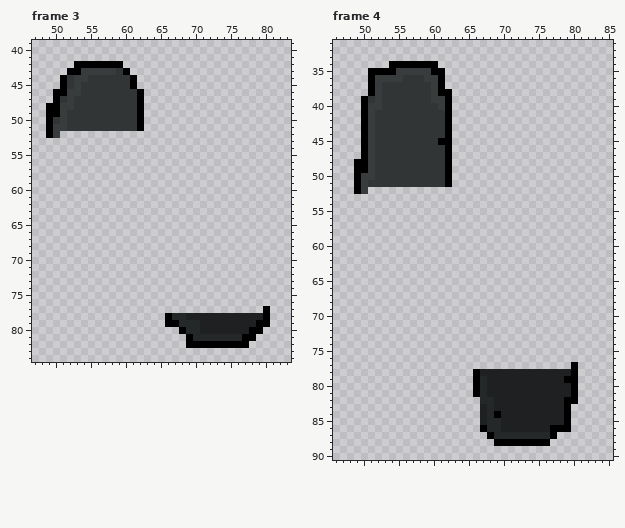
Pixel-art file: Assets/Animations/player_legs.ase. The first picture shows the starting point.
128x128 pixels, 19 frames. Colours within 5 levels of each other are drawn and written as one. Shown: frame 3: x 47..83, y 39..84; frame 4: x 46..85, y 31..90. The commit also changed other frames, which this record leaves out.
And afterwards:
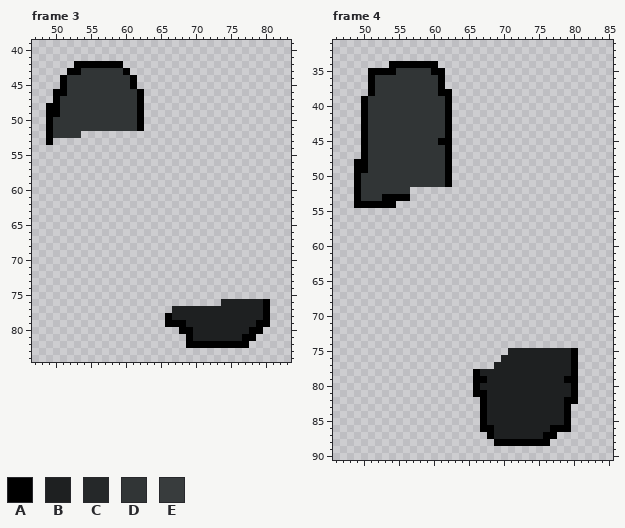
Palette (. is transparent): A #000000  B #1e2021  C #252829  D #313536  E #383c3d
Change:
layer "Layer 3" removed
--- frame 3
@@ x 47..60 @@
 42 ......AAAAAAA.
-43 .....AAEEEEEDA
-44 ....ADEEDDDDDD
-45 ....ADEDDDDDDD
-46 ...AAEEDDDDDDD
-47 ...ADEDDDDDDDD
-48 ..AAEEDDDDDDDD
-49 ..AAEDDDDDDDDD
-50 ..ADEDDDDDDDDD
-51 ..AEEDDDDDDDDD
-52 ..AE..........
-53 ..............
+43 .....AADDDDDDA
+44 ....ADDDDDDDDD
+45 ....ADDDDDDDDD
+46 ...AADDDDDDDDD
+47 ...ADDDDDDDDDD
+48 ..AADDDDDDDDDD
+49 ..AADDDDDDDDDD
+50 ..ADDDDDDDDDDD
+51 ..ADDDDDDDDDDD
+52 ..ADDDD.......
+53 ..A...........
 54 ..............
@@ x 65..82 @@
 75 ..................
-76 ..................
-77 ...............A..
-78 .ACCBBBBBBBBBBBA..
-79 .AACCCBBBBBBBBAA..
-80 ...ACCBBBBBBBAA...
-81 ....ACCCCCCCAA....
+76 .........BBBBBBA..
+77 ..BBBBBBBBBBBBBA..
+78 .ABBBBBBBBBBBBBA..
+79 .AAABBBBBBBBBBAA..
+80 ...AABBBBBBBBAA...
+81 ....ABBBBBBBAA....
 82 ....AAAAAAAAA.....
--- frame 4
@@ x 47..63 @@
 34 .......AAAAAAA...
-35 ....AAAAEEEEEAA..
-36 ....AEEEEDDDEEA..
-37 ....AEDDDDDDDEA..
-38 ....AEDDDDDDDEAA.
-39 ...ADEDDDDDDDEEA.
-40 ...AEEDDDDDDDDEA.
-41 ...AEDDDDDDDDDDA.
-42 ...AEDDDDDDDDDDA.
-43 ...AEDDDDDDDDDDA.
-44 ...AEDDDDDDDDDDA.
-45 ...AEDDDDDDDDDAA.
-46 ...AEDDDDDDDDDDA.
-47 ...AEDDDDDDDDDDA.
-48 ..AAEDDDDDDDDDDA.
-49 ..AAEDDDDDDDDDDA.
-50 ..AEEDDDDDDDDDDA.
-51 ..AEDDDDDDDDDDDA.
-52 ..AE.............
-53 .................
-54 .................
+35 ....AAAADDDDDAA..
+36 ....ADDDDDDDDDA..
+37 ....ADDDDDDDDDA..
+38 ....ADDDDDDDDDAA.
+39 ...ADDDDDDDDDDDA.
+40 ...ADDDDDDDDDDDA.
+41 ...ADDDDDDDDDDDA.
+42 ...ADDDDDDDDDDDA.
+43 ...ADDDDDDDDDDDA.
+44 ...ADDDDDDDDDDDA.
+45 ...ADDDDDDDDDDAA.
+46 ...ADDDDDDDDDDDA.
+47 ...ADDDDDDDDDDDA.
+48 ..AADDDDDDDDDDDA.
+49 ..AADDDDDDDDDDDA.
+50 ..ADDDDDDDDDDDDA.
+51 ..ADDDDDDDDDDDDA.
+52 ..ADDDDDDD.......
+53 ..ADDDAAAA.......
+54 ..AAAAAA.........
 55 .................
@@ x 65..82 @@
 74 ..................
-75 ..................
-76 ..................
-77 ...............A..
+75 ......BBBBBBBBBA..
+76 .....BBBBBBBBBBA..
+77 ....BBBBBBBBBBBA..
 78 .ABBBBBBBBBBBBBA..
-79 .ACBBBBBBBBBBBAA..
-80 .ACBBBBBBBBBBBBA..
-81 .ACBBBBBBBBBBBBA..
-82 ..CCBBBBBBBBBBAA..
-83 ..BCBBBBBBBBBBA...
-84 ..BCABBBBBBBBBA...
-85 ..BCCBBBBBBBBBA...
-86 ..ACCBBBBBBBAAA...
-87 ...ACCCCCCCCA.....
+79 .AABBBBBBBBBBBAA..
+80 .ABBBBBBBBBBBBBA..
+81 .AABBBBBBBBBBBBA..
+82 ..ABBBBBBBBBBBAA..
+83 ..ABBBBBBBBBBBA...
+84 ..ABBBBBBBBBBBA...
+85 ..ABBBBBBBBBBBA...
+86 ..AABBBBBBBBAAA...
+87 ...ABBBBBBBAA.....
 88 ....AAAAAAAA......
Boxes around the changes in both pictures, in picture pixels (x1, y1, x2, y2):
changed: (46, 68, 116, 145)
changed: (172, 299, 270, 341)
changed: (354, 68, 445, 208)
changed: (480, 348, 578, 439)
